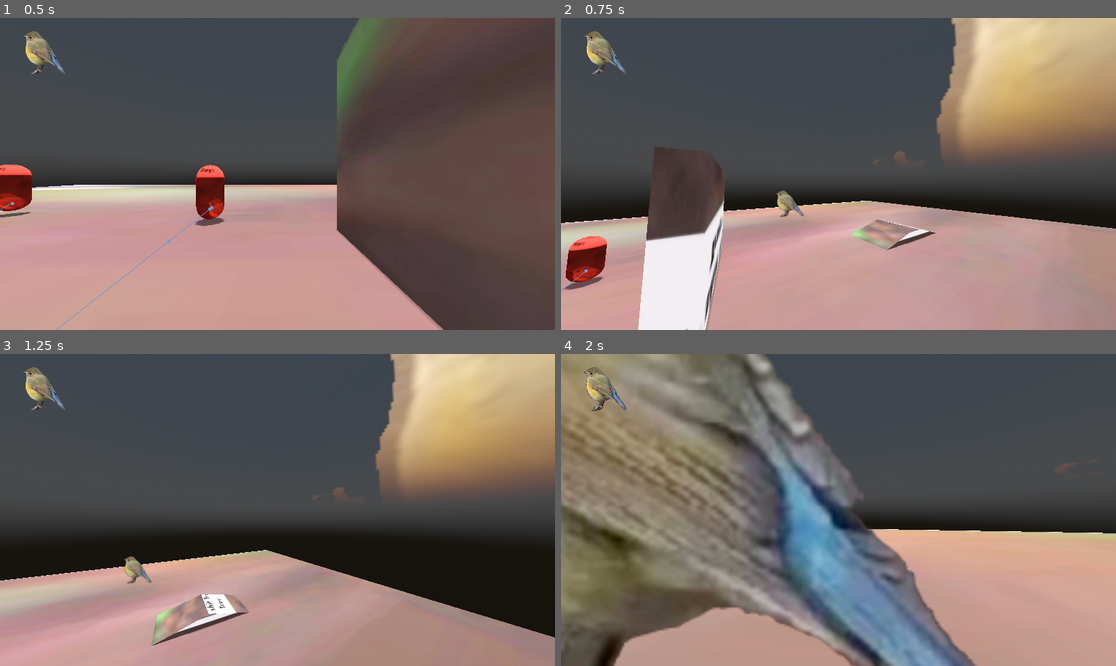
Above: before the commit, frames 1-4 (two rows, left to right).
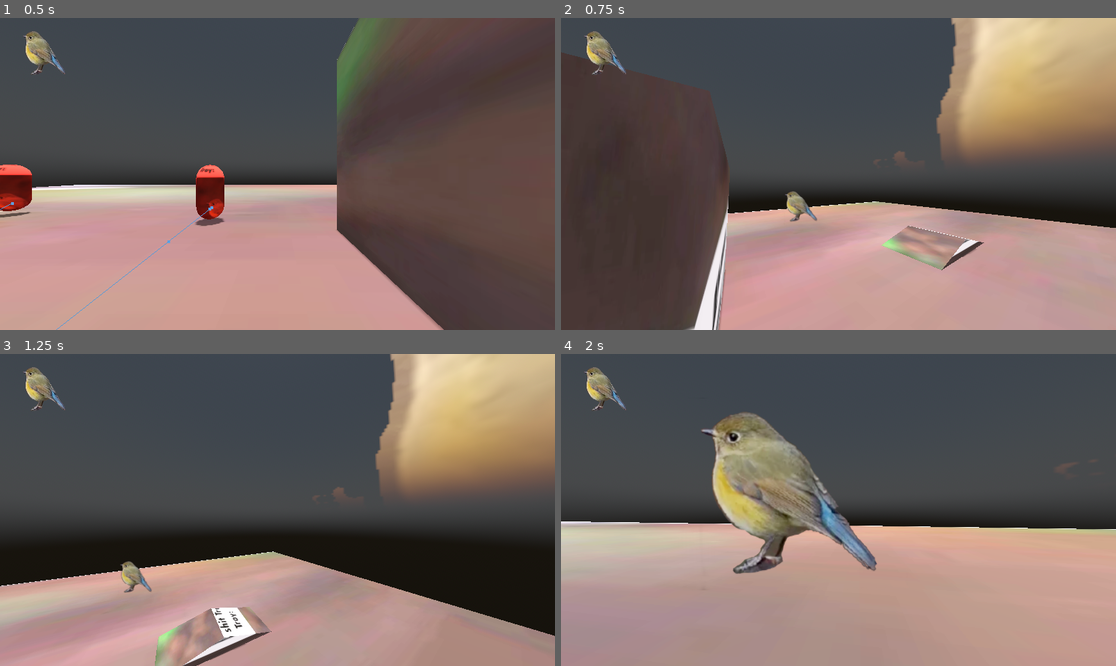
Above: after the commit, the same moments.

Repository: ihaveapatricklmao/TROY
Game: Godot game, scene res://World.tscn
Two runs of this game, one before a commit and one after it. Both use one fixed random seed, a clock stepped at 60 frames per second and the inputs below. The engine's default icon, where the game draws it, is replaced by a stand-in: a white triangle on a blue panel in a dark square.
Inputs (mouse positions are in pixels of both pictures, inside the frame that each line leads up to):
- Up to frame 1 (0.5 s): no input
- Up to frame 2 (0.75 s): tap Enter (ui_accept) at 0.5 s; move the mouse to (960, 158) at 0.52 s; hold D (moveright) from 0.53 s (still down); tap Shift (dash) at 0.6 s
- Up to frame 3 (1.25 s): keep holding D (moveright); tap Enter (ui_accept) at 0.77 s
- Up to frame 4 (2 s): move the mouse to (810, 510) at 1.27 s; release D (moveright) at 1.28 s; hold W (moveup) from 1.28 s (still down); tap Shift (dash) at 1.35 s; tap Enter (ui_accept) at 1.52 s

Frame 1 is identical in both runs. In frame 2, 18% of the frame differs, in the area x 0-100%, y 10-100%; in frame 3, 6.7%; in frame 4, 48%, in the area x 0-100%, y 0-100%.

Commit message:
dash twekas

Diff:
--- a/whatdafreak/Player.gd
+++ b/whatdafreak/Player.gd
@@ -42,7 +42,7 @@
 		velocity.z = move_toward(velocity.z, 0, speed)
 
 	if Input.is_action_just_pressed("dash"):
-		dash_power = 30
+		dash_power = 15
 		velocity.x = direction.x *speed*dash_power
 		velocity.z = direction.z *speed*dash_power
 	else:
